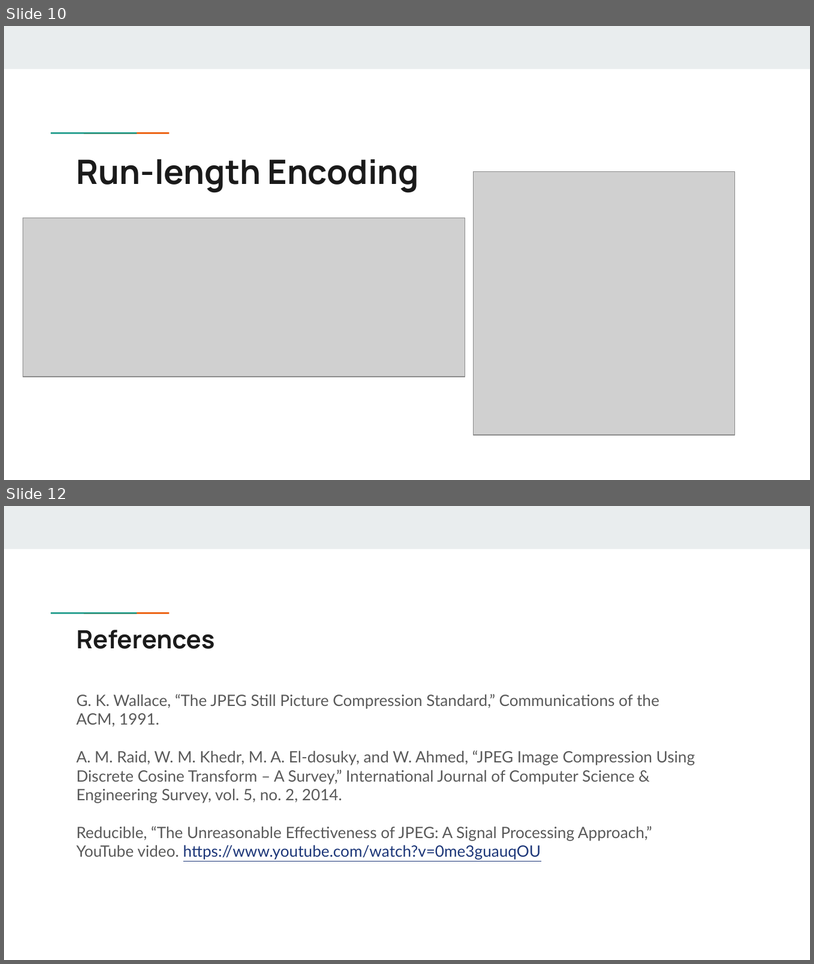
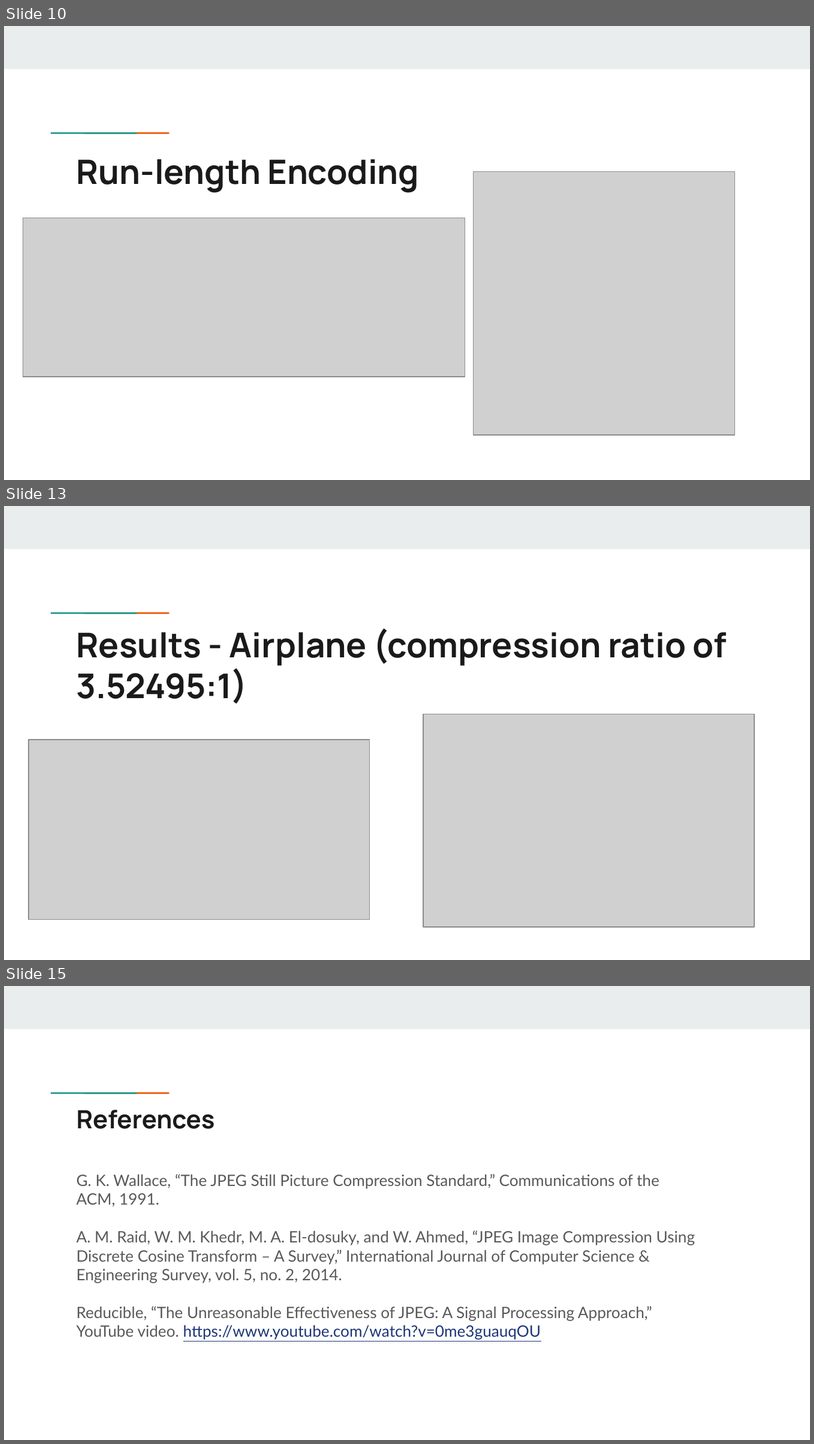
Before and after one commit to andreimocian/JPEG_Compression, a slide deck: JPEG compression.pptx. Shown one above the other, each under a label of ours: slides 10 and 12 before the commit, slides 10, 13 and 15 after it; the slides between them are not shown. The pictures are 814x964 and 814x1444 pixels, drawn with LibreOffice and Linux fonts; fonts in the diff are those of the drawing; grey boxes stand for pictures. Boxes give left, top, right and bottom in pixels: in the first picture for what was removed or moved away, otherwise in the second. Text is boxed around its words. In the diff, an @@ line names an element or a change of style, - is before the commit and + after.

Commit message:
Added results in presentation

```diff
--- a/JPEG compression.pptx
+++ b/JPEG compression.pptx
@@ slide 13 added at (4, 506, 810, 960), background #FFFFFF @@
@@ rectangle added at (4, 506, 810, 549), fill #E9EDEE @@
@@ rectangle added at (77, 611, 110, 615), fill #1A9988 @@
@@ rectangle added at (110, 611, 143, 615), fill #EB5600 @@
@@ title added at (77, 628, 726, 703), 30.4 pt, text #1A1A1A, bold @@
+Results - Airplane (compression ratio of 3.52495:1)
@@ picture added at (423, 714, 755, 927) @@
@@ picture added at (28, 739, 369, 919) @@
@@ what was slide 12 is now slide 15 @@
```
Also in this commit, not shown: 1 slide changed, 2 other slides added, 1 other file.
